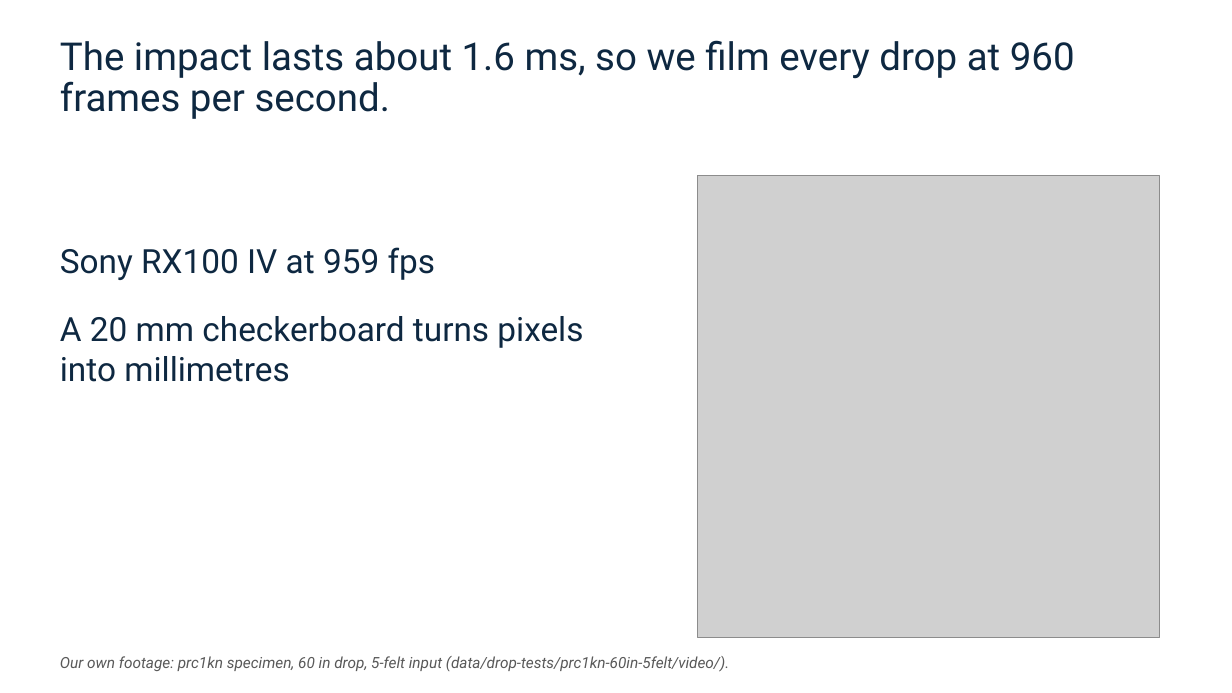
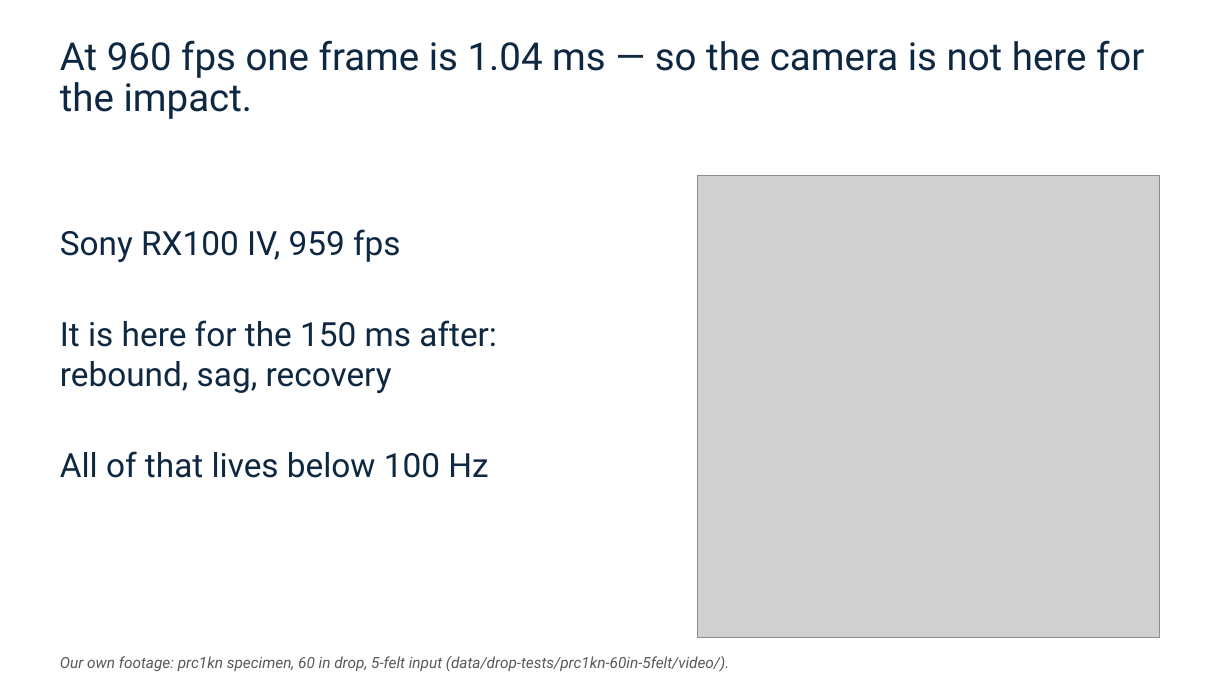
Before and after one commit to vertical-cloud-lab/tensegrity-optimization, a slide deck: slide 19 of presentation/Slide Decks/IDETC Supplement Slides (BO block + gap + video + accel).pptx. Drawn at 1232x693 pixels with LibreOffice and Linux fonts; fonts in the diff are those of the drawing; grey boxes stand for pictures. Boxes give left, top, right and bottom in pixels: in the first picture for what was removed or moved away, otherwise in the second. Text is boxed around its words. In the diff, an @@ line names an element or a change of style, - is before the commit and + after.

```diff
--- a/presentation/Slide Decks/IDETC Supplement Slides (BO block + gap + video + accel).pptx
+++ b/presentation/Slide Decks/IDETC Supplement Slides (BO block + gap + video + accel).pptx
@@ title at (60,40,1144,119): text changed @@
-The impact lasts about 1.6 ms, so we film every drop at 960 frames per second.
+At 960 fps one frame is 1.04 ms — so the camera is not here for the impact.
@@ text at (60,229,497,478): text changed @@
-Sony RX100 IV at 959 fps
-A 20 mm checkerboard turns pixels into millimetres
+Sony RX100 IV, 959 fps
+It is here for the 150 ms after: rebound, sag, recovery
+All of that lives below 100 Hz
```
Also in this commit, not shown: 3 other slides changed, 7 slides added, 7 slides removed, 30 other files.
